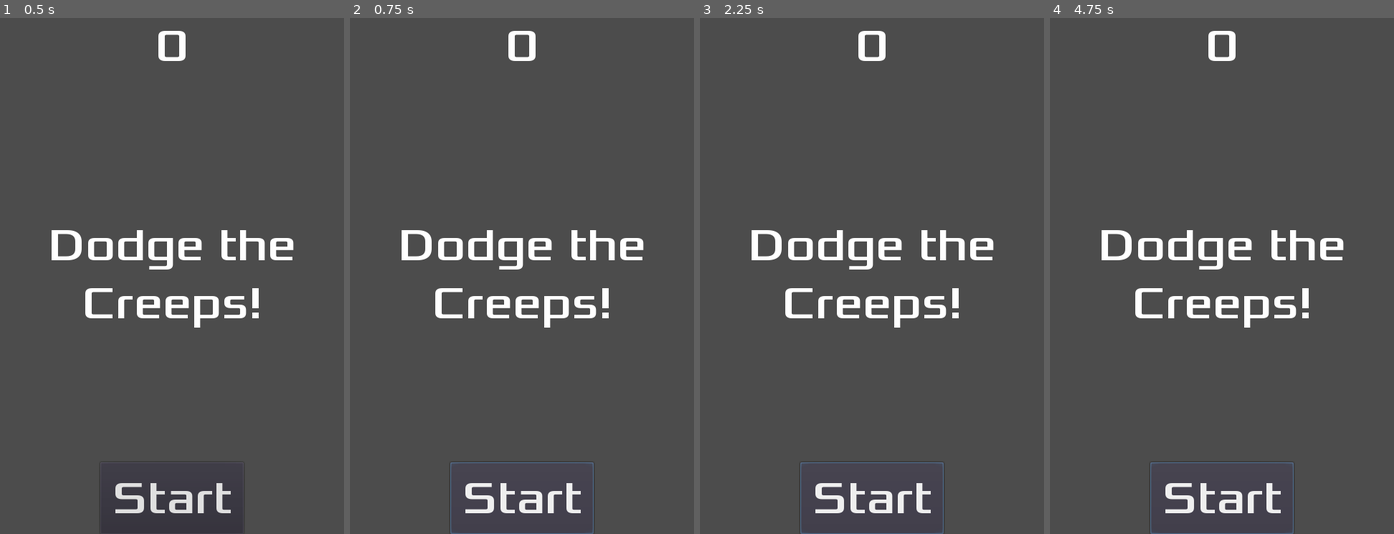
Above: before the commit, frames 1-4 (left to right).
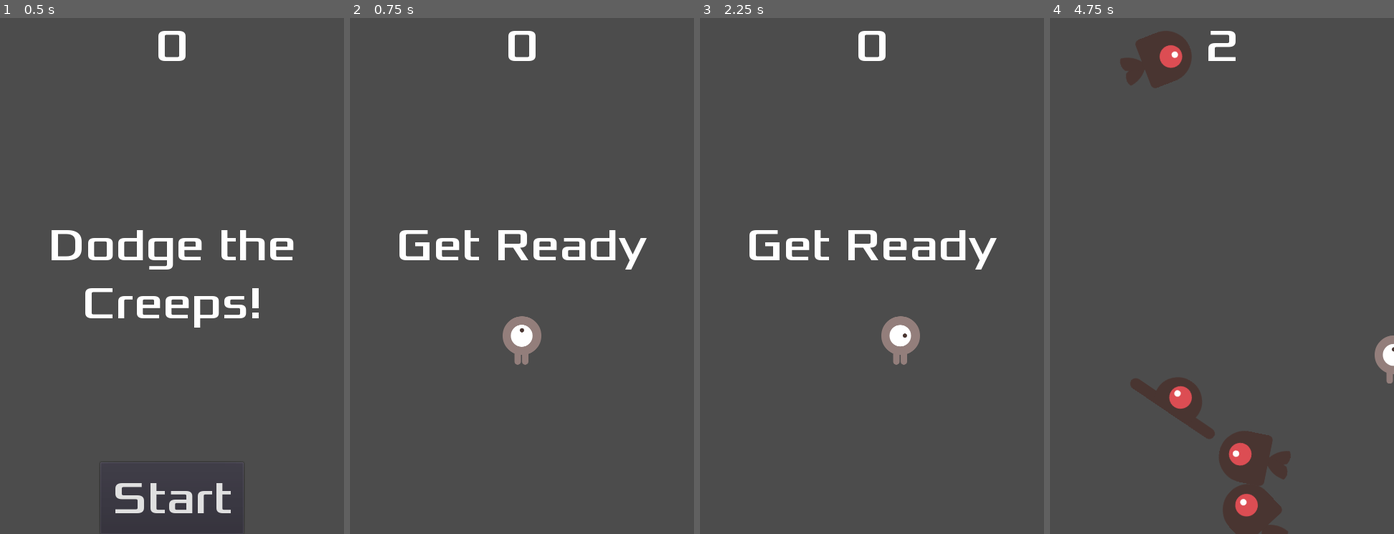
Above: after the commit, the same moments.

Repository: Aeroutak/godotpong
Game: Godot game, scene res://Scenes/Game.tscn
Same seed, same stepped clock (60 frames per second), same inputs: the game is played once before the commit and once after it.
Inputs (mouse positions are in pixels of both pictures, inside the frame that each line leads up to):
- Up to frame 1 (0.5 s): no input
- Up to frame 2 (0.75 s): click "Start" at 0.5 s
- Up to frame 3 (2.25 s): click (872, 497) at 1.25 s, where only the run before the commit has a clickable "Start"; tap Enter at 2 s; hold D (ui_right, bound only after the commit) from 2.03 s (still down); hold Shift (slowmove, bound only after the commit) from 2.03 s (still down)
- Up to frame 4 (4.75 s): release D (ui_right, bound only after the commit) at 2.78 s; release Shift (slowmove, bound only after the commit) at 2.78 s; hold S (ui_down, bound only after the commit) 2.78-3.53 s; tap Shift (slowmove, bound only after the commit) at 2.85, 4.35 s; hold D (ui_right, bound only after the commit) 3.53-4.28 s; hold Shift (slowmove, bound only after the commit) 3.53-4.28 s; hold W (ui_up, bound only after the commit) from 4.28 s (still down)

Frame 1 is identical in both runs. In frame 2, 4.6% of the frame differs, in the area x 14-87%, y 41-100%; in frame 3, 4.5%; in frame 4, 9.5%, in the area x 15-100%, y 2-100%.

Commit message:
Fixed start button not working through signals and instancing

Diff:
--- a/asteroids/Scenes/HUD.tscn
+++ b/asteroids/Scenes/HUD.tscn
@@ -64,3 +64,7 @@
 }
 
 [node name="MessageTimer" type="Timer" parent="."]
+wait_time = 2.0
+one_shot = true
+[connection signal="pressed" from="StartButton" to="." method="_on_StartButton_pressed"]
+[connection signal="timeout" from="MessageTimer" to="." method="_on_MessageTimer_timeout"]
--- a/asteroids/Scripts/Main.gd
+++ b/asteroids/Scripts/Main.gd
@@ -32,6 +32,7 @@
 
 func _on_ScoreTimer_timeout():
 	score += 1
+	$HUD.update_score(score)
 
 func _on_MobTimer_timeout():
 	$MobPath/MobSpawnLocation.set_offset(randi())
--- a/asteroids/project.godot
+++ b/asteroids/project.godot
@@ -23,6 +23,41 @@
 
 window/size/width=480
 window/size/height=720
+window/stretch/mode="2d"
+window/stretch/aspect="keep"
+
+[input]
+
+ui_left={
+"deadzone": 0.5,
+"events": [ Object(InputEventKey,"resource_local_to_scene":false,"resource_name":"","device":0,"alt":false,"shift":false,"control":false,"meta":false,"command":false,"pressed":false,"scancode":65,"unicode":0,"echo":false,"script":null)
+, Object(InputEventJoypadMotion,"resource_local_to_scene":false,"resource_name":"","device":0,"axis":0,"axis_value":-1.0,"script":null)
+ ]
+}
+ui_right={
+"deadzone": 0.5,
+"events": [ Object(InputEventKey,"resource_local_to_scene":false,"resource_name":"","device":0,"alt":false,"shift":false,"control":false,"meta":false,"command":false,"pressed":false,"scancode":68,"unicode":0,"echo":false,"script":null)
+, Object(InputEventJoypadMotion,"resource_local_to_scene":false,"resource_name":"","device":0,"axis":0,"axis_value":1.0,"script":null)
+ ]
+}
+ui_up={
+"deadzone": 0.5,
+"events": [ Object(InputEventKey,"resource_local_to_scene":false,"resource_name":"","device":0,"alt":false,"shift":false,"control":false,"meta":false,"command":false,"pressed":false,"scancode":87,"unicode":0,"echo":false,"script":null)
+, Object(InputEventJoypadMotion,"resource_local_to_scene":false,"resource_name":"","device":0,"axis":1,"axis_value":-1.0,"script":null)
+ ]
+}
+ui_down={
+"deadzone": 0.5,
+"events": [ Object(InputEventKey,"resource_local_to_scene":false,"resource_name":"","device":0,"alt":false,"shift":false,"control":false,"meta":false,"command":false,"pressed":false,"scancode":83,"unicode":0,"echo":false,"script":null)
+, Object(InputEventJoypadMotion,"resource_local_to_scene":false,"resource_name":"","device":0,"axis":1,"axis_value":1.0,"script":null)
+ ]
+}
+slowmove={
+"deadzone": 0.5,
+"events": [ Object(InputEventKey,"resource_local_to_scene":false,"resource_name":"","device":0,"alt":false,"shift":false,"control":false,"meta":false,"command":false,"pressed":false,"scancode":16777237,"unicode":0,"echo":false,"script":null)
+, Object(InputEventJoypadButton,"resource_local_to_scene":false,"resource_name":"","device":0,"button_index":1,"pressure":0.0,"pressed":false,"script":null)
+ ]
+}
 
 [rendering]
 
